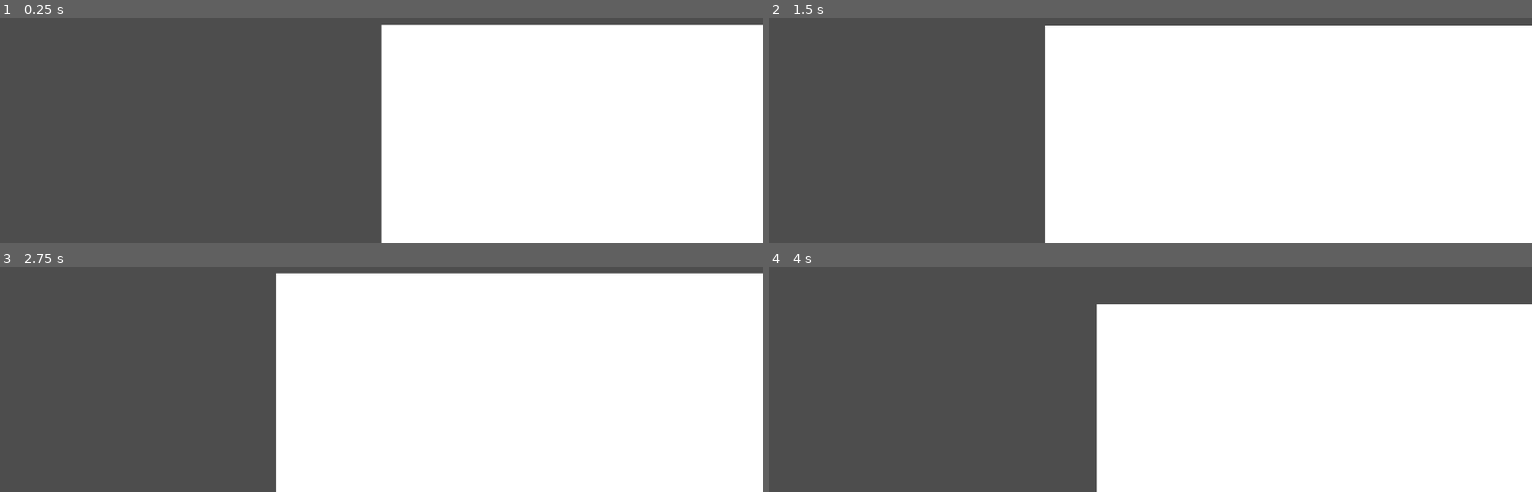
Above: before the commit, frames 1-4 (two rows, left to right).
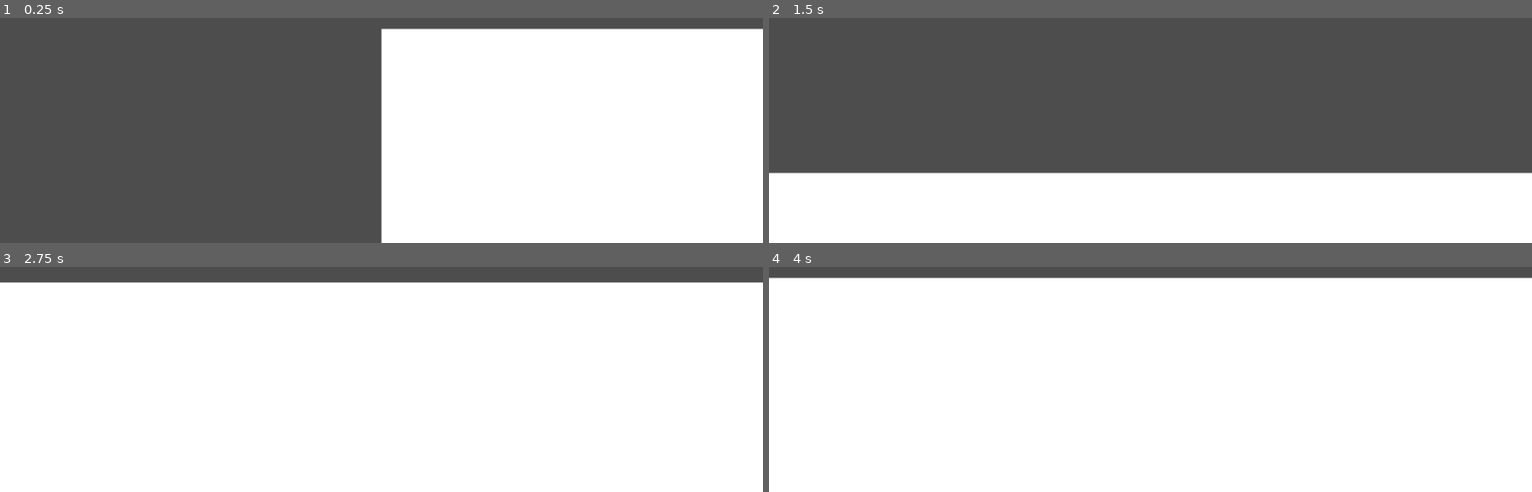
Above: after the commit, the same moments.

Repository: Lueegee1/Skr-t-Kast-Spil
Game: Godot game, scene res://main/root.tscn
Same seed, same stepped clock (60 frames per second), same inputs: the game is played once before the commit and once after it.
Inputs:
- Up to frame 1 (0.25 s): no input
- Up to frame 2 (1.5 s): tap Enter at 0.5 s
- Up to frame 3 (2.75 s): no input
- Up to frame 4 (4 s): no input

The runs differ from the first frame. In frame 1, 1.1% of the frame differs, in the area x 49-100%, y 2-6%; in frame 2, 53%, in the area x 0-100%, y 3-100%; in frame 3, 37%; in frame 4, 48%.

Commit message:
kugle leg

Diff:
--- a/main/BallMechanics.gd
+++ b/main/BallMechanics.gd
@@ -7,15 +7,15 @@
 #------------------------------------------ Setup ------------------------------------------
 
 # exported variables
-@export var launch_speed: float = 500.0                # speed that the RigidBody2D is launched with
+@export var launch_speed: float = 1000.0                # speed that the RigidBody2D is launched with
 @export var launch_angle: float = 45.0                 # angle of launch of the RigidBody2D
 @export var stop_threshold := 5.0                      # velocity threshold rquired for the RigidBody2D to be considered stopped
 @export var stop_delay := 1.5                          # seconds it must stay still to count as stopped
 @export var time_between_launch = 0.5                  # the time between launch command being given and the RigidBody2D actually being launched
-@export var air_resistance = 1.0                       # uses the "damp" variable as air resistance
+@export var air_resistance = 0.0                       # uses the "damp" variable as air resistance
 @export var gravity = 1.0                              # uses the "gravity_scale" as gravity
 @export var ground_friction = 0.0                      # uses PhysicsMaterial's "friction" as friction
-@export var ground_elasticity = 0.5                    # uses PhysicsMaterial's "bounce" as the grounds elasticity
+@export var ground_elasticity = 1.0                    # uses PhysicsMaterial's "bounce" as the grounds elasticity
 
 # variables
 var still_time := 0.0                                  # var to hold the ellapsed time the RigidBody2D has been stationary
--- a/main/main.tscn
+++ b/main/main.tscn
@@ -9,7 +9,7 @@
 bounce = 0.5
 
 [sub_resource type="RectangleShape2D" id="RectangleShape2D_xwkvk"]
-size = Vector2(499, 115)
+size = Vector2(3458, 115.5)
 
 [node name="Main" type="Node2D"]
 script = ExtResource("1_53q0u")
@@ -51,6 +51,8 @@
 [node name="RigidBody2D" type="RigidBody2D" parent="LaunchSite"]
 scale = Vector2(1, 1.0167047)
 physics_material_override = SubResource("PhysicsMaterial_xwkvk")
+linear_damp_mode = 1
+linear_damp = 0.08
 script = ExtResource("2_pjrb6")
 
 [node name="CollisionPolygon2D" type="CollisionPolygon2D" parent="LaunchSite/RigidBody2D"]
@@ -68,5 +70,5 @@
 [node name="Test solid" type="StaticBody2D" parent="."]
 
 [node name="Test collision shape" type="CollisionShape2D" parent="Test solid"]
-position = Vector2(217, 64)
+position = Vector2(1729, 57.75)
 shape = SubResource("RectangleShape2D_xwkvk")
